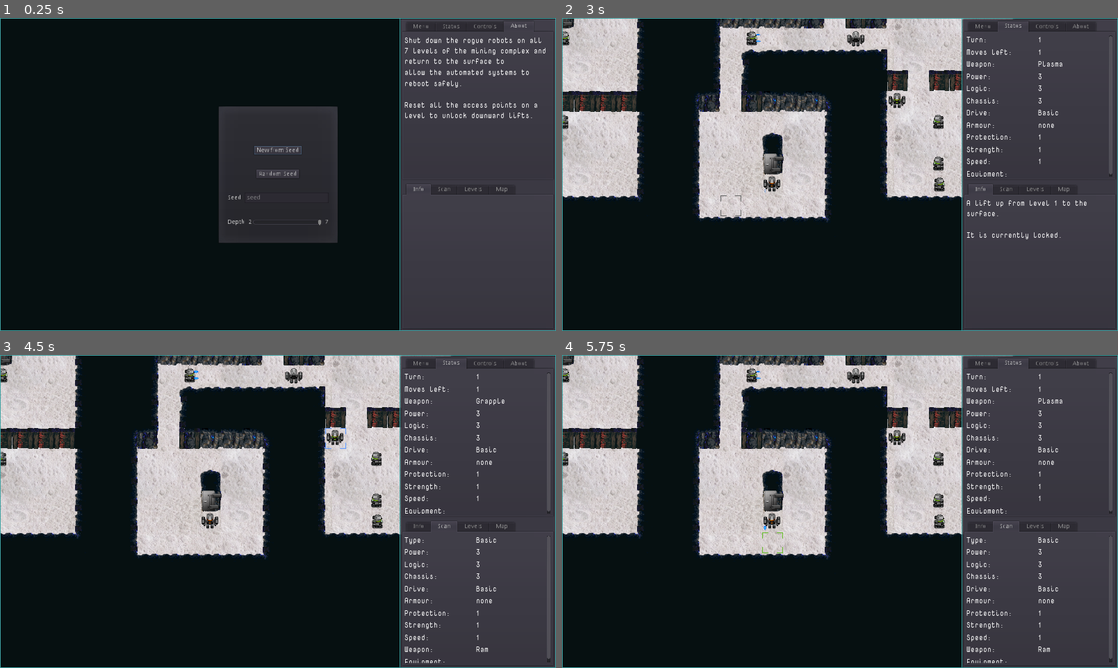
Above: before the commit, frames 1-4 (two rows, left to right).
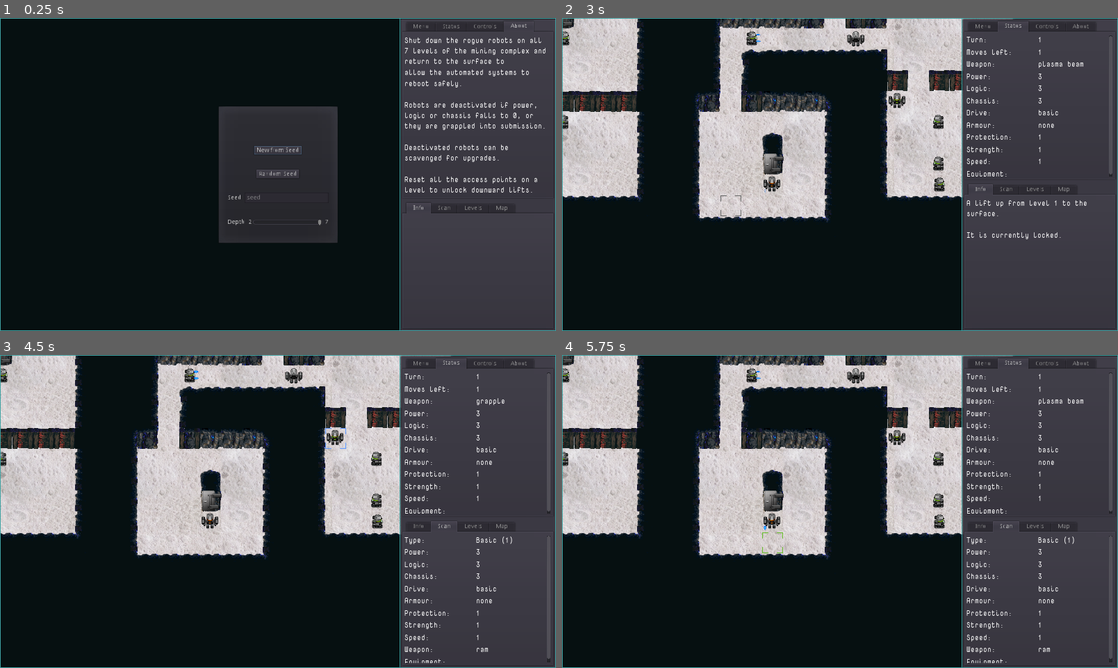
Above: after the commit, the same moments.

Repository: sarrowsmith/quasidroid
Game: Godot game, scene res://Main.tscn
Same seed, same stepped clock (60 frames per second), same inputs: the game is played once before the commit and once after it.
Inputs (mouse positions are in pixels of both pictures, inside the frame that each line leads up to):
- Up to frame 1 (0.25 s): no input
- Up to frame 2 (3 s): click (851, 199) at 0.52 s; type "12" at 0.6 s; click "New from Seed" at 1.25 s; tap Enter at 2 s; move the mouse to (962, 158) at 2.02 s; tap Z at 2.1, 2.85 s; click (962, 158) at 2.17 s; tap Delete (map_reset) at 2.75 s; move the mouse to (728, 190) at 2.77 s; hold S from 2.78 s (still down)
- Up to frame 3 (4.5 s): tap Backspace (cursor_reset) at 3.5 s; move the mouse to (333, 442) at 3.52 s; release S at 3.53 s; tap R at 3.6 s; tap Z at 3.8 s; tap Delete (map_reset) at 4.25 s; move the mouse to (250, 574) at 4.27 s; tap Q at 4.35 s; click (250, 574) at 4.42 s
- Up to frame 4 (5.75 s): tap Z at 4.55, 5.3 s; tap Backspace (cursor_reset) at 5 s; move the mouse to (1006, 558) at 5.02 s; hold S from 5.03 s (still down); tap U at 5.1 s

The runs differ from the first frame. In frame 1, 1.0% of the frame differs, in the area x 72-98%, y 26-63%; in frame 2, less than 0.1%; in frame 3, less than 0.1%; in frame 4, less than 0.1%.

Commit message:
Eh, stuff. You've got git diff

Diff:
--- a/Main.tscn
+++ b/Main.tscn
@@ -303,20 +303,14 @@
 label = "Quit:"
 default = "^Q"
 
-[node name="About" type="VBoxContainer" parent="View/Panel/Split/UpperPanel"]
-visible = false
-anchor_right = 1.0
-anchor_bottom = 1.0
-margin_left = 4.0
-margin_top = 32.0
-margin_right = -4.0
-margin_bottom = -4.0
-size_flags_horizontal = 3
-size_flags_vertical = 3
-
-[node name="RichTextLabel" type="RichTextLabel" parent="View/Panel/Split/UpperPanel/About"]
-margin_right = 338.0
-margin_bottom = 670.0
+[node name="About" type="RichTextLabel" parent="View/Panel/Split/UpperPanel"]
+visible = false
+anchor_right = 1.0
+anchor_bottom = 1.0
+margin_left = 4.0
+margin_top = 32.0
+margin_right = -4.0
+margin_bottom = -4.0
 rect_clip_content = false
 focus_mode = 2
 size_flags_horizontal = 3
@@ -332,11 +326,19 @@
 allow the automated systems to
 reboot safely.
 
+Robots are deactivated if power, logic or chassis falls to 0, or they are grappled into submission.
+
+Deactivated robots can be scavenged for upgrades.
+
 Reset all the access points on a level to unlock downward lifts."
 text = "Shut down the rogue robots on all
 7 levels of the mining complex and return to the surface to
 allow the automated systems to
 reboot safely.
+
+Robots are deactivated if power, logic or chassis falls to 0, or they are grappled into submission.
+
+Deactivated robots can be scavenged for upgrades.
 
 Reset all the access points on a level to unlock downward lifts."
 fit_content_height = true
--- a/robots/Player.gd
+++ b/robots/Player.gd
@@ -170,7 +170,7 @@
 	if not level.access.has(location):
 		var rogue = level.rogue_at(location)
 		if rogue and rogue.state == DEAD:
-			scavange(rogue)
+			scavenge(rogue)
 		return
 	var lift =  level.lift_at(location)
 	if lift:
@@ -194,8 +194,22 @@
 	show_stats(true)
 
 
-func scavange(other):
+func scavenge(other):
 	other.show_stats(true)
+	var theirs = other.stats.equipment.duplicate()
+	var ours = stats.equipment
+	for i in len(theirs.weapons):
+		if not theirs.weapons[i] in ours.weapons:
+			ours.weapons.append(theirs.weapons[i])
+			other.stats.equipment.weapons.remove(i)
+	for i in len(theirs.equipment):
+		if not theirs.equipment[i] in ours.equipment:
+			ours.equipment.append(theirs.equipment[i])
+			other.stats.equipment.equipment.remove(i)
+	if theirs.drive > ours.drive:
+		ours.drive = theirs.drive
+	if theirs.armour > ours.armour:
+		ours.armour = theirs.armour
 
 
 func level_up(to):
--- a/robots/Robot.gd
+++ b/robots/Robot.gd
@@ -167,15 +167,27 @@
 
 
 const item_name_map = {
-	drive = ["none", "Basic", "Improved", "Advanced"],
-	armour = ["none", "Standard", "Ablative", "Active"],
+	drive = ["none", "basic", "improved", "advanced"],
+	armour = ["none", "standard", "ablative", "active"],
+}
+const weapon_name_map = {
+	Grapple = "grapple",
+	Ram = "ram",
+	Blade = "thermal lance",
+	Probe = "logic probe",
+	Plasma = "plasma beam",
+	Laser = "laser",
+	Dual = "plasma barrage",
+	Ion = "ion cannon",
+	Projectile = "rail gun",
+	EMP = "EMP",
 }
 func item_to_string(item):
 	match item:
 		"extras":
 			return PoolStringArray(stats.equipment.extras).join(", ")
 		"weapons":
-			return get_weapon()
+			return weapon_name_map[get_weapon()]
 	return item_name_map[item][stats.equipment[item]]
 
 
@@ -189,7 +201,7 @@
 	if is_player:
 		level.world.set_value("Moves", moves, true)
 	else:
-		level.world.set_value("Type", stats.type_name, false)
+		level.world.set_value("Type", "%s (%d)" % [stats.type_name, stats.level], false)
 	if visible:
 		level.world.show_stats(is_player)
 
--- a/robots/Stats.gd
+++ b/robots/Stats.gd
@@ -49,7 +49,7 @@
 		template = types[Util.randi_range(0, level_limits[level-1])]
 	else:
 		template = Util.choose(types)
-		self.level = level - len(level_limits)
+		self.level = 1 + level - len(level_limits)
 	for item in template:
 		match item:
 			"weapon":
--- a/robots/Weapons.gd
+++ b/robots/Weapons.gd
@@ -15,21 +15,21 @@
 		Level.PLAYER:
 			if owner.is_player:
 				return false
-			owner.level.world.player.shot()
+			owner.level.world.player.shot(owner)
 		Level.ROGUE:
 			var rogue = owner.level.rogue_at(location)
-			if rogue:
-				rogue.shot()
+			if rogue and rogue != owner:
+				rogue.shot(owner)
 				return splash()
 	return true
 
 
 func splash():
 	match owner.get_weapon():
-		"Dual":
+		"Dual", "Ion":
 			for r in owner.level.rogues:
 				if location.distance_squared_to(r.location) < 4:
-					r.shot()
+					r.shot(owner)
 		"Laser":
 			return false
 	return true
